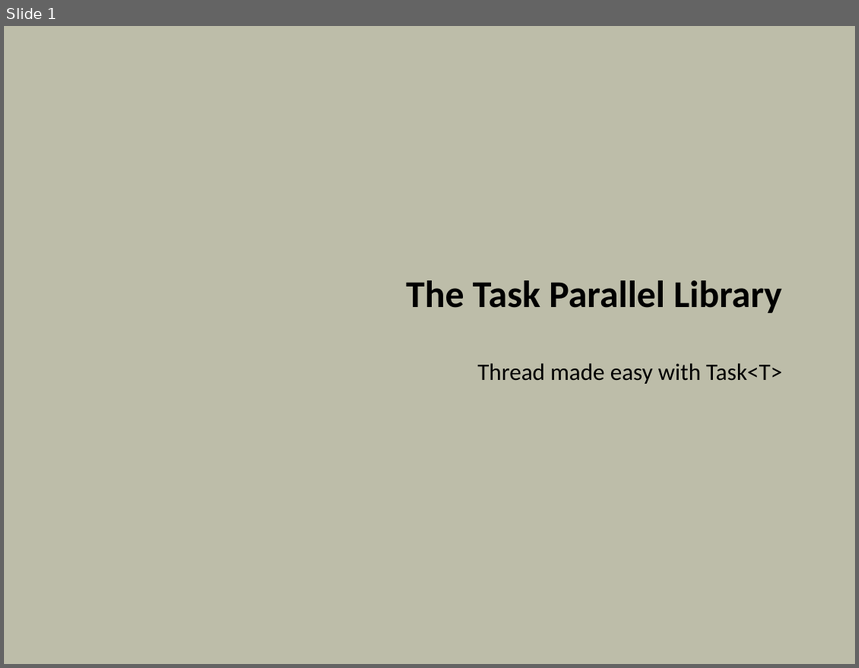
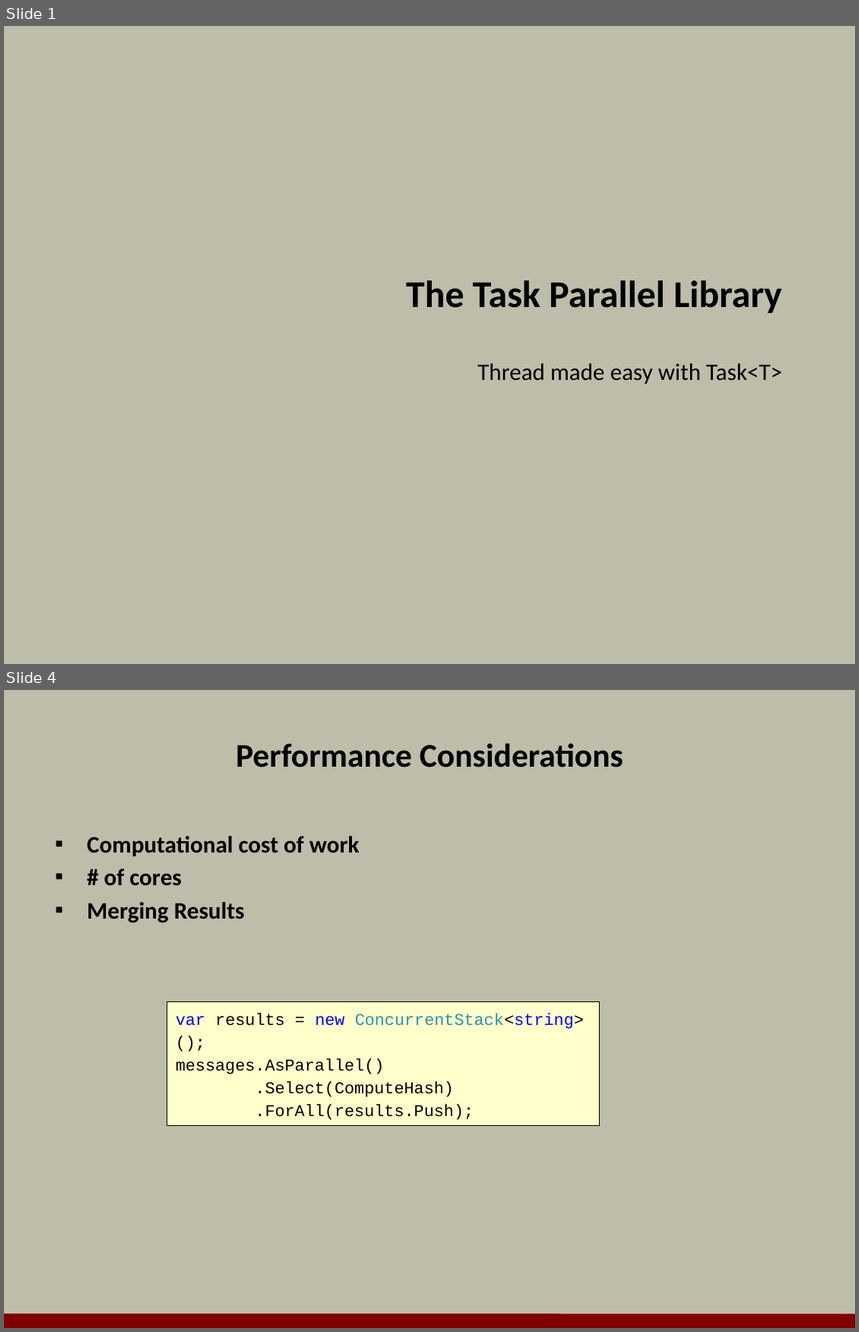
Before and after one commit to OdeToCode/classes, a slide deck: linq/slides/13_TPL.pptx. Shown one above the other, each under a label of ours: slide 1 before the commit, slides 1 and 4 after it; the slides between them are not shown. The pictures are 859x668 and 859x1332 pixels, drawn with LibreOffice and Linux fonts; fonts in the diff are those of the drawing; background and template pictures are left out. Boxes give left, top, right and bottom in pixels: in the first picture for what was removed or moved away, otherwise in the second. Text is boxed around its words. In the diff, an @@ line names an element or a change of style, - is before the commit and + after.

```diff
--- a/linq/slides/13_TPL.pptx
+++ b/linq/slides/13_TPL.pptx
@@ slide 4 added at box(4, 690, 855, 1328), background #BDBDA9 @@
@@ title added at box(236, 743, 623, 768), 28 pt, text #000000, bold @@
+Performance Considerations
@@ text added at box(87, 836, 360, 923), 20 pt, text #000000, bold @@
+▪ Computational cost of work
+▪ # of cores
+▪ Merging Results
@@ rectangle added at box(167, 1002, 600, 1127), fill #FFFFCC, outline #000000 0.75 pt, 14 pt, text #000000 @@
+var results = new ConcurrentStack<string>();
+messages.AsParallel()
+.Select(ComputeHash)
+.ForAll(results.Push);
@@ line added from (4, 1321) to (855, 1322), #800000 12 pt @@
```
Also in this commit, not shown: 1 slide changed, 10 other slides added, 25 slides removed.
